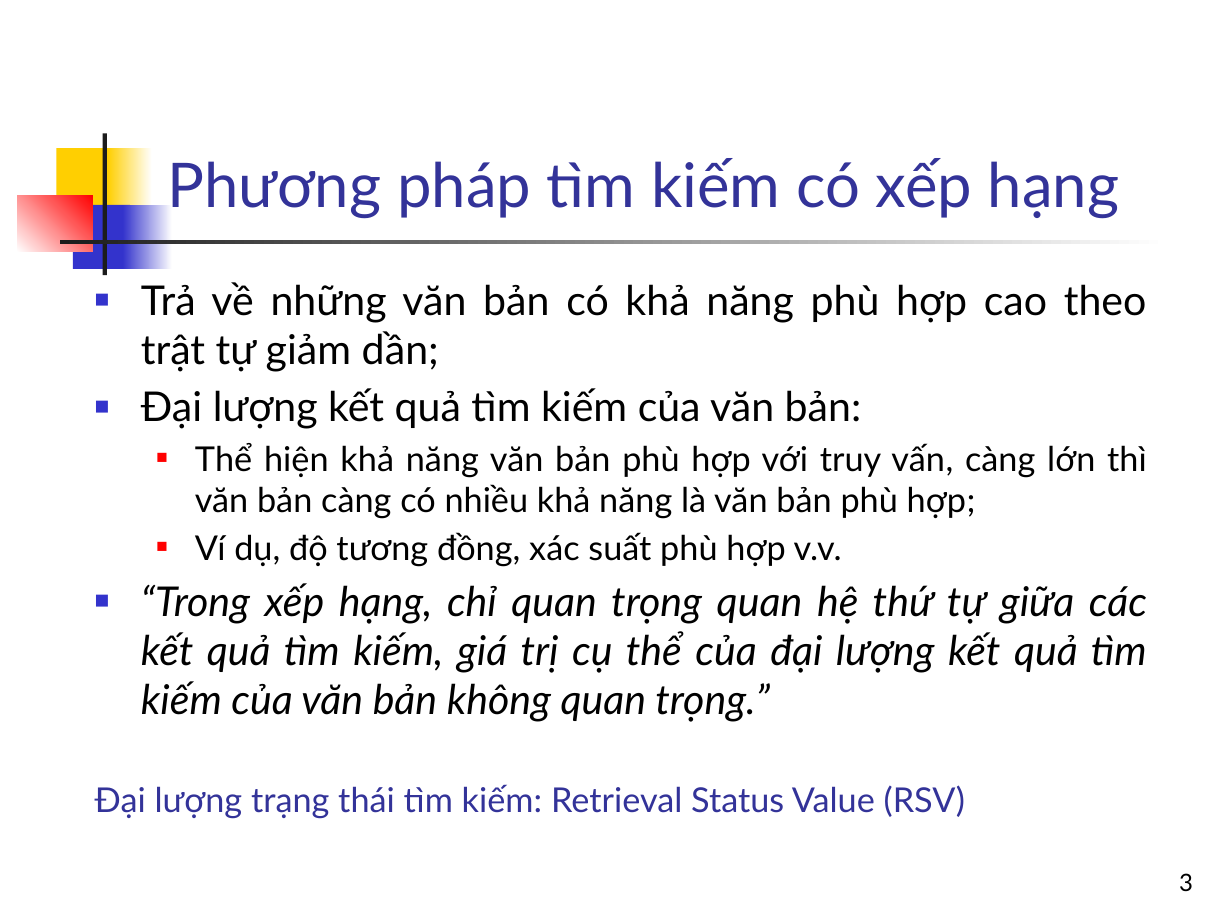
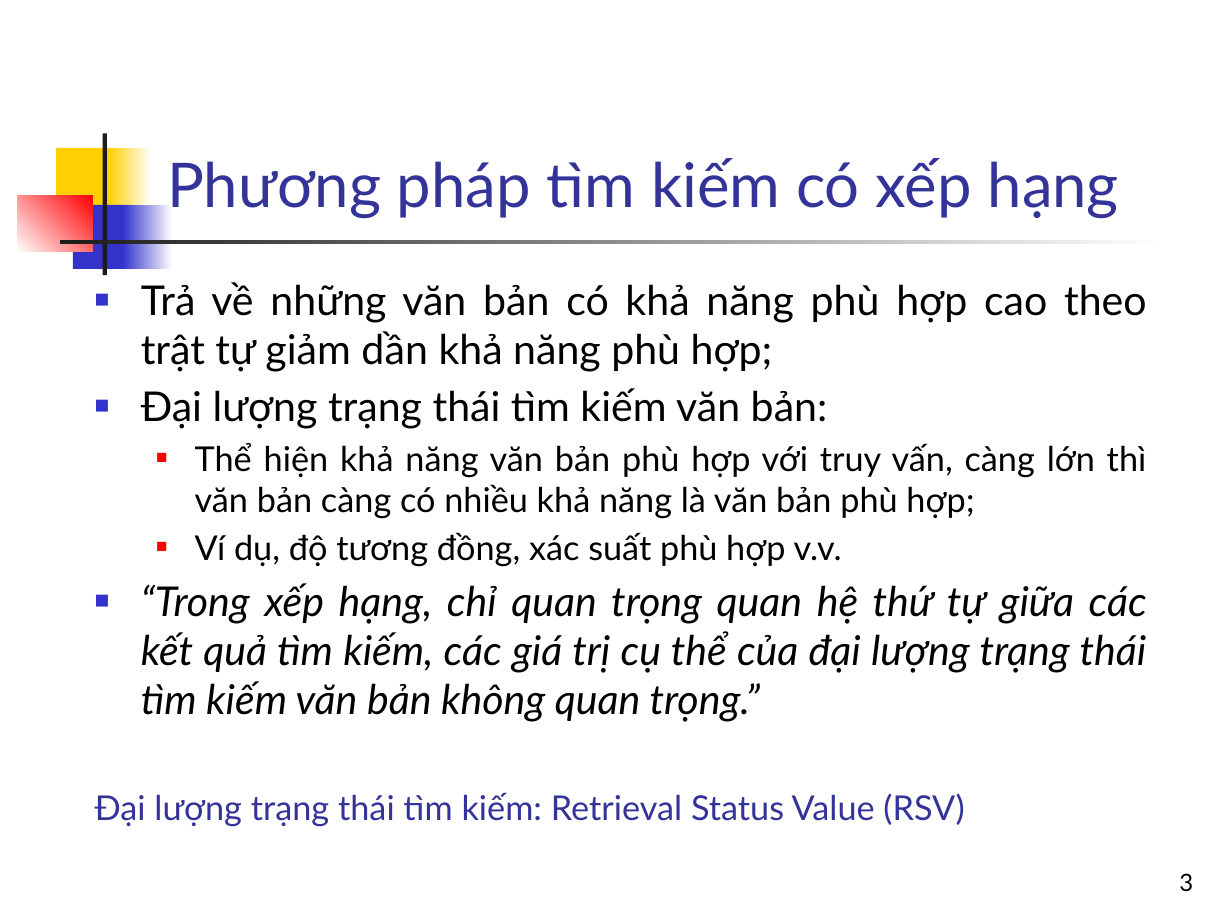
Before and after one commit to bangoc/IT4853, a slide deck: slide 3 of Bai 4 Mô hình không gian vec-tơ.pptx. Drawn at 1232x924 pixels with LibreOffice and Linux fonts; fonts in the diff are those of the drawing. Boxes give left, top, right and bottom in pixels: in the first picture for what was removed or moved away, otherwise in the second. Text is boxed around its words. In the diff, an @@ line names an element or a change of style, - is before the commit and + after.

```diff
--- a/Bai 4 Mô hình không gian vec-tơ.pptx
+++ b/Bai 4 Mô hình không gian vec-tơ.pptx
@@ text at box(141, 282, 1147, 429): text changed @@
-■ Trả về những văn bản có khả năng phù hợp cao theo trật tự giảm dần;
-■ Đại lượng kết quả tìm kiếm của văn bản:
+■ Trả về những văn bản có khả năng phù hợp cao theo trật tự giảm dần khả năng phù hợp;
+■ Đại lượng trạng thái tìm kiếm văn bản:
@@ text at box(141, 583, 1147, 722): text changed @@
-■ “Trong xếp hạng, chỉ quan trọng quan hệ thứ tự giữa các kết quả tìm kiếm, giá trị cụ thể của đại lượng kết quả tìm kiếm của văn bản không quan trọng.”
+■ “Trong xếp hạng, chỉ quan trọng quan hệ thứ tự giữa các kết quả tìm kiếm, các giá trị cụ thể của đại lượng trạng thái tìm kiếm văn bản không quan trọng.”
```
Also in this commit, not shown: 28 other slides changed, 2 other files.
